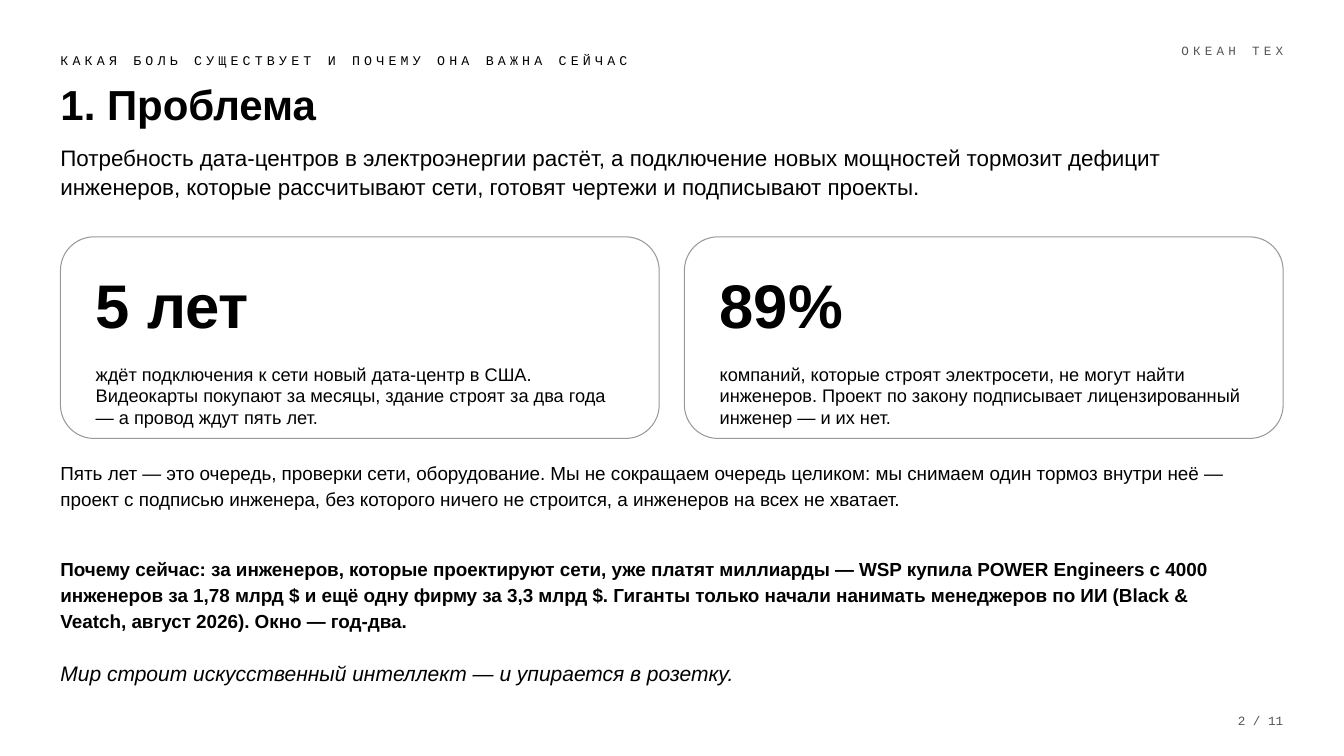
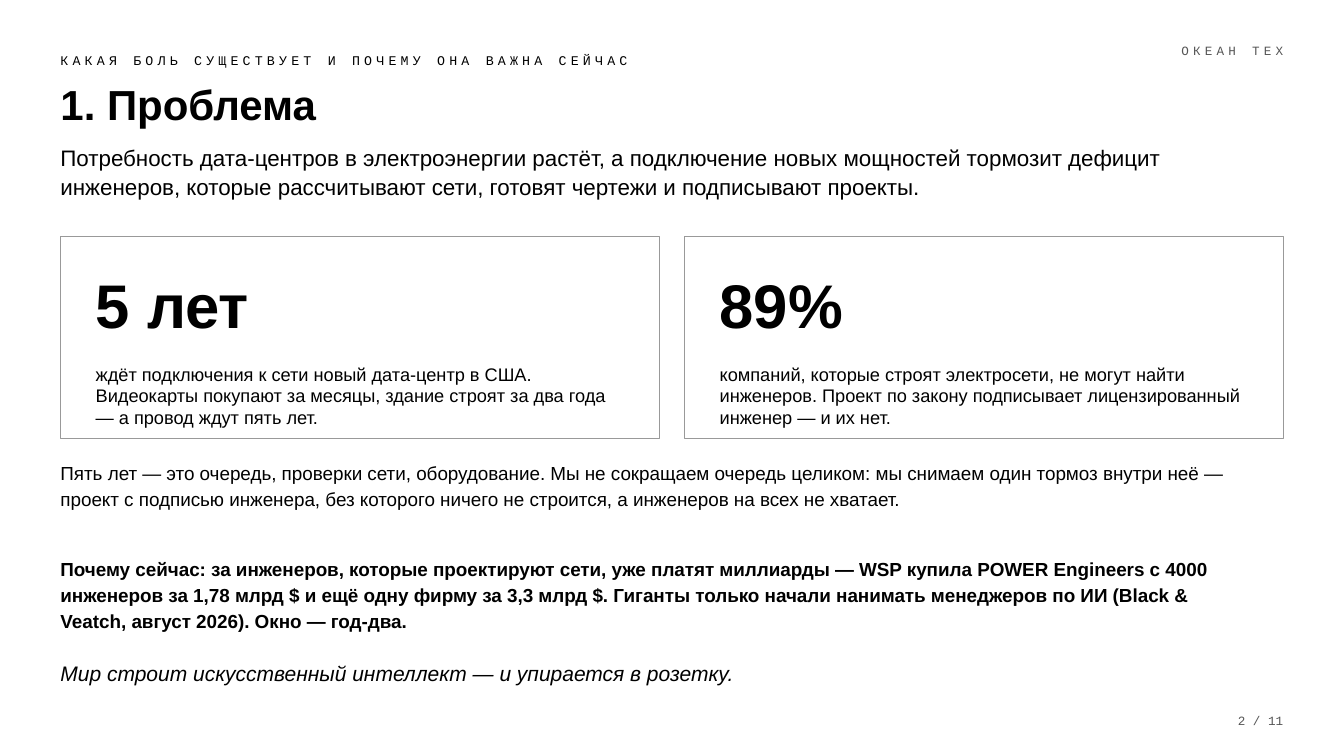
Before and after one commit to komoroshin/research, a slide deck: slide 2 of ai-case-library/research/ventures/grid-9block-deck-bw.pptx. Drawn at 1344x756 pixels with LibreOffice and Linux fonts; fonts in the diff are those of the drawing. Boxes give left, top, right and bottom in pixels: in the first picture for what was removed or moved away, otherwise in the second. Text is boxed around its words. In the diff, an @@ line names an element or a change of style, - is before the commit and + after.

```diff
--- a/ai-case-library/research/ventures/grid-9block-deck-bw.pptx
+++ b/ai-case-library/research/ventures/grid-9block-deck-bw.pptx
@@ rectangle at [60, 237, 659, 439]: rounded rectangle to rectangle @@
@@ rectangle at [685, 237, 1284, 439]: rounded rectangle to rectangle @@
```
Also in this commit, not shown: 8 other slides changed, 2 other files.
